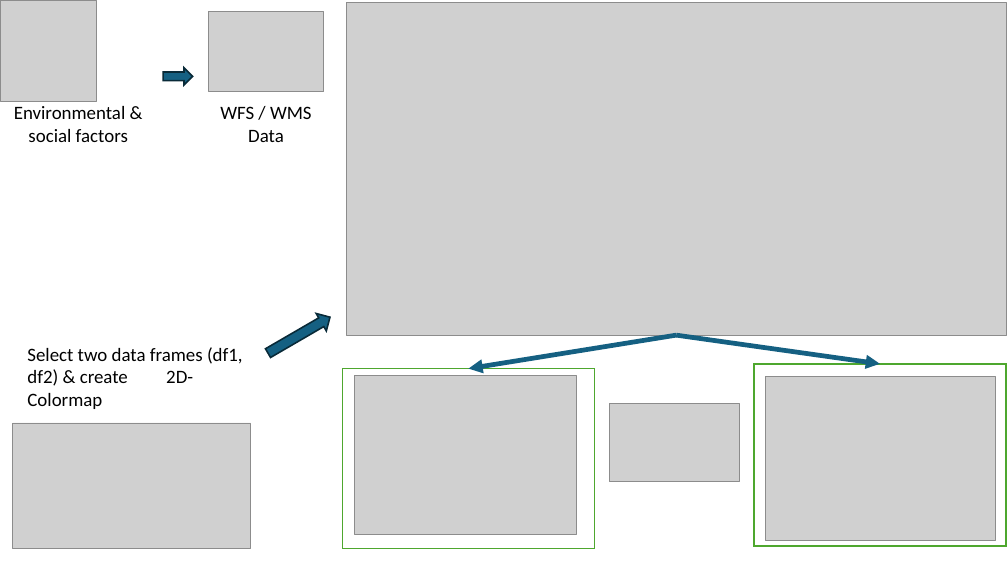
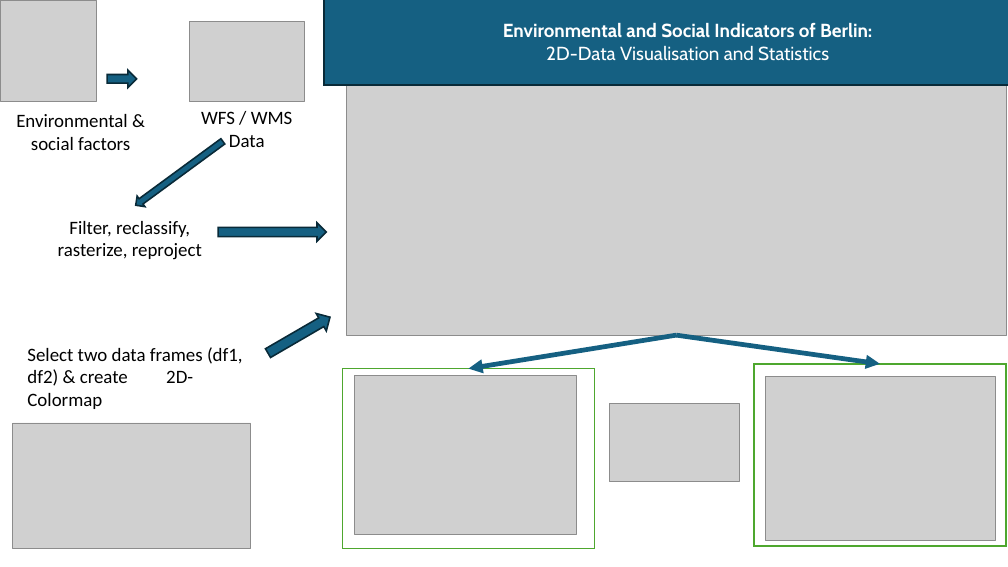
Before and after one commit to alexander-mayer/r-project-berlin, a slide deck: slide 1 of graphical_abstract/first_draft.pptx. Drawn at 1008x567 pixels with LibreOffice and Linux fonts; fonts in the diff are those of the drawing; grey boxes stand for pictures. Boxes give left, top, right and bottom in pixels: in the first picture for what was removed or moved away, otherwise in the second. Text is boxed around its words. In the diff, an @@ line names an element or a change of style, - is before the commit and + after.

```diff
--- a/graphical_abstract/first_draft.pptx
+++ b/graphical_abstract/first_draft.pptx
@@ picture: place and size @@
-picture at (209, 12, 324, 92)
+picture at (189, 22, 304, 102)
@@ rectangle added at (324, 0, 1008, 85), fill #156082, outline #092A39 1.5 pt, 18 pt, text #FFFFFF, bold @@
+Environmental and Social Indicators of Berlin:
+2D-Data Visualisation and Statistics
@@ right arrow: place and size @@
-right arrow at (163, 68, 193, 85)
+right arrow at (107, 70, 137, 88)
@@ text "Environmental & social factors": place and size @@
-text "Environmental & social factors" at (14, 106, 128, 142)
+text "Environmental & social factors" at (16, 114, 130, 150)
@@ text "WFS / WMS Data": place and size @@
-text "WFS / WMS Data" at (220, 106, 312, 142)
+text "WFS / WMS Data" at (201, 111, 293, 147)
@@ right arrow added at (132, 136, 227, 211), fill #156082, outline #092A39 1.5 pt @@
@@ text added at (58, 221, 202, 260), 18 pt, text #000000 @@
+Filter, reclassify, rasterize, reproject
@@ right arrow added at (219, 223, 327, 241), fill #156082, outline #092A39 1.5 pt @@
```
Also in this commit, not shown: 2 other files.
